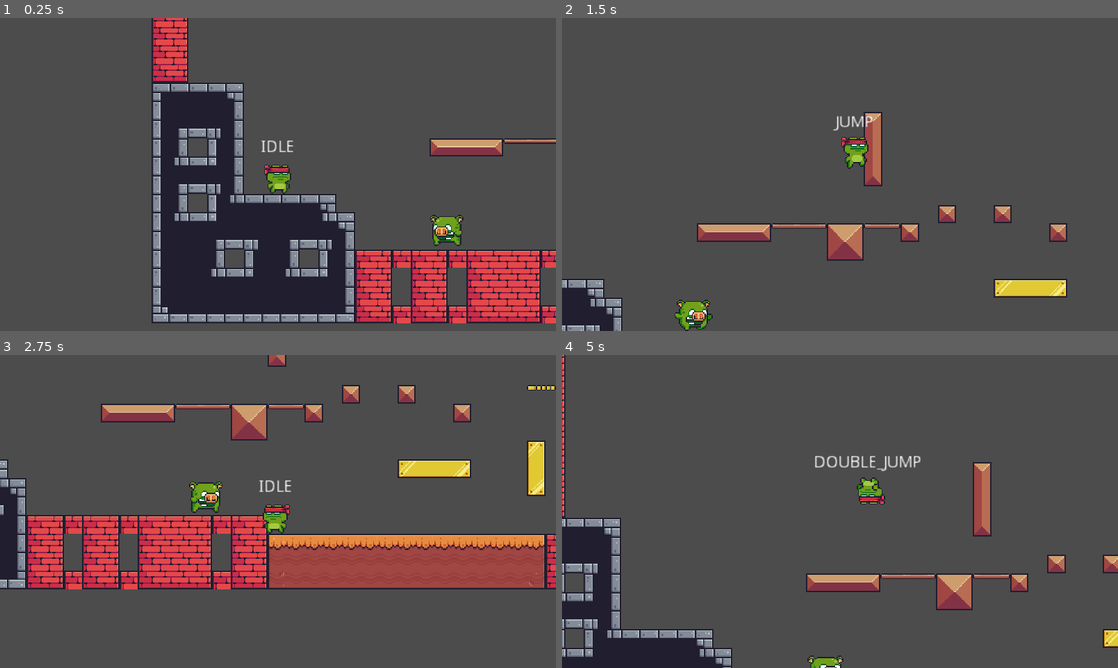
Above: before the commit, frames 1-4 (two rows, left to right).
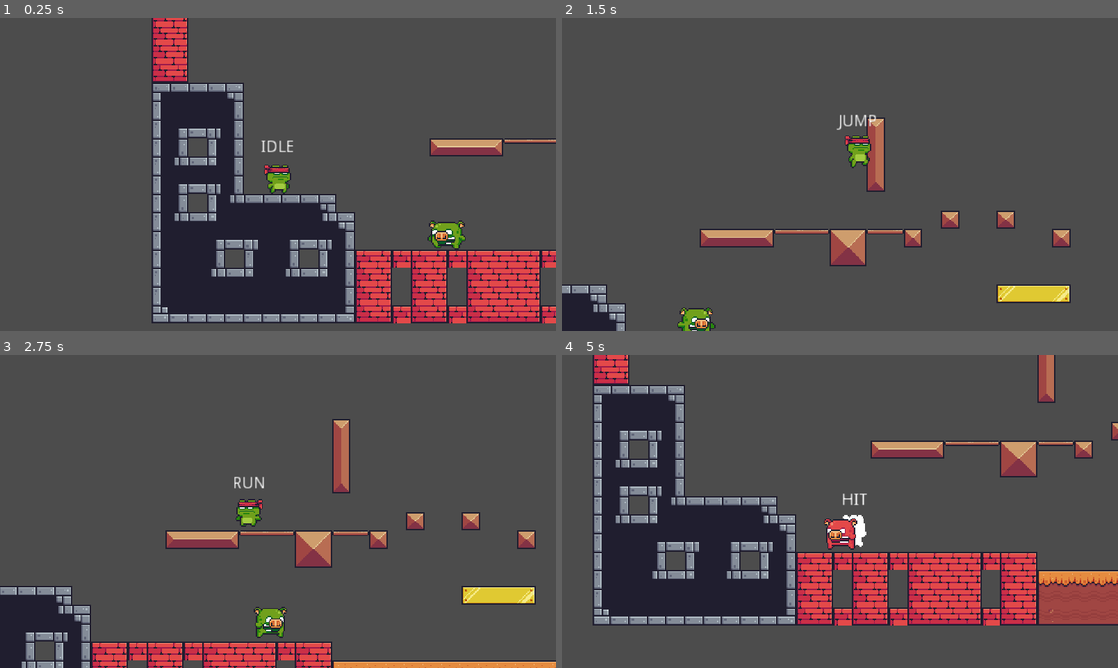
Above: after the commit, the same moments.

Repository: ChrisTutorials/ChrisTutorials-2D-Godot-Platformer
Game: Godot game, scene res://Maps/Level1.tscn
Two runs of this game, one before a commit and one after it. Both use one fixed random seed, a clock stepped at 60 frames per second and the inputs below.
Inputs:
- Up to frame 1 (0.25 s): no input
- Up to frame 2 (1.5 s): hold D (right) from 0.53 s (still down); tap Space (jump) at 0.6, 0.77, 1.07, 1.35 s
- Up to frame 3 (2.75 s): tap Space (jump) at 1.52, 1.82, 2.1 s; release D (right) at 2.03 s; hold A (left) from 2.03 s (still down)
- Up to frame 4 (5 s): tap Space (jump) at 2.85, 3.02, 3.32, 3.6, 3.77, 4.07, 4.35, 4.52, 4.82 s; release A (left) at 4.28 s; hold D (right) from 4.28 s (still down)

The runs differ from the first frame. In frame 1, 0.5% of the frame differs, in the area x 76-84%, y 62-74%; in frame 2, 6.3%; in frame 3, 36%; in frame 4, 43%, in the area x 0-100%, y 0-100%.

Commit message:
Finished Player Damage
Now adding in wall jumping

Diff:
--- /dev/null
+++ b/Characters/Character.gd
@@ -0,0 +1,15 @@
+extends KinematicBody2D
+
+export(float) var health = 3 setget set_health
+
+func set_health(value):
+	health = value
+
+	if(health <= 0):
+		queue_free()
+
+func _get_hit(damage : float):
+	push_error("Get hit has not been implemented")
+
+func _on_hit_finished():
+	push_error("Get hit has not been implemented")
--- a/Characters/Enemies/AngryPig.gd
+++ b/Characters/Enemies/AngryPig.gd
@@ -74,10 +74,7 @@
 
 # Angry Pig's Version of Get Hit
 func get_hit(damage : float):
-	health -= damage
-
-	if(health <= 0):
-		queue_free()
+	self.health -= damage
 
 	can_be_hit = false
 	current_state = STATE.HIT
--- a/Characters/Enemies/AngryPig.tscn
+++ b/Characters/Enemies/AngryPig.tscn
@@ -44,156 +44,156 @@
 region = Rect2( 288, 0, 36, 30 )
 
 [sub_resource type="AtlasTexture" id=10]
+atlas = ExtResource( 4 )
+region = Rect2( 0, 0, 36, 30 )
+
+[sub_resource type="AtlasTexture" id=11]
+atlas = ExtResource( 4 )
+region = Rect2( 36, 0, 36, 30 )
+
+[sub_resource type="AtlasTexture" id=12]
+atlas = ExtResource( 4 )
+region = Rect2( 72, 0, 36, 30 )
+
+[sub_resource type="AtlasTexture" id=13]
+atlas = ExtResource( 4 )
+region = Rect2( 108, 0, 36, 30 )
+
+[sub_resource type="AtlasTexture" id=14]
+atlas = ExtResource( 4 )
+region = Rect2( 144, 0, 36, 30 )
+
+[sub_resource type="AtlasTexture" id=15]
+atlas = ExtResource( 4 )
+region = Rect2( 180, 0, 36, 30 )
+
+[sub_resource type="AtlasTexture" id=16]
+atlas = ExtResource( 4 )
+region = Rect2( 216, 0, 36, 30 )
+
+[sub_resource type="AtlasTexture" id=17]
+atlas = ExtResource( 4 )
+region = Rect2( 252, 0, 36, 30 )
+
+[sub_resource type="AtlasTexture" id=18]
+atlas = ExtResource( 4 )
+region = Rect2( 288, 0, 36, 30 )
+
+[sub_resource type="AtlasTexture" id=19]
+atlas = ExtResource( 4 )
+region = Rect2( 324, 0, 36, 30 )
+
+[sub_resource type="AtlasTexture" id=20]
+atlas = ExtResource( 4 )
+region = Rect2( 360, 0, 36, 30 )
+
+[sub_resource type="AtlasTexture" id=21]
+atlas = ExtResource( 4 )
+region = Rect2( 396, 0, 36, 30 )
+
+[sub_resource type="AtlasTexture" id=22]
 atlas = ExtResource( 5 )
 region = Rect2( 0, 0, 36, 30 )
 
-[sub_resource type="AtlasTexture" id=11]
+[sub_resource type="AtlasTexture" id=23]
 atlas = ExtResource( 5 )
 region = Rect2( 36, 0, 36, 30 )
 
-[sub_resource type="AtlasTexture" id=12]
+[sub_resource type="AtlasTexture" id=24]
 atlas = ExtResource( 5 )
 region = Rect2( 72, 0, 36, 30 )
 
-[sub_resource type="AtlasTexture" id=13]
+[sub_resource type="AtlasTexture" id=25]
 atlas = ExtResource( 5 )
 region = Rect2( 108, 0, 36, 30 )
 
-[sub_resource type="AtlasTexture" id=14]
+[sub_resource type="AtlasTexture" id=26]
 atlas = ExtResource( 5 )
 region = Rect2( 144, 0, 36, 30 )
 
-[sub_resource type="AtlasTexture" id=15]
+[sub_resource type="AtlasTexture" id=27]
 atlas = ExtResource( 1 )
 region = Rect2( 0, 0, 36, 30 )
 
-[sub_resource type="AtlasTexture" id=16]
+[sub_resource type="AtlasTexture" id=28]
 atlas = ExtResource( 1 )
 region = Rect2( 36, 0, 36, 30 )
 
-[sub_resource type="AtlasTexture" id=17]
+[sub_resource type="AtlasTexture" id=29]
 atlas = ExtResource( 1 )
 region = Rect2( 72, 0, 36, 30 )
 
-[sub_resource type="AtlasTexture" id=18]
+[sub_resource type="AtlasTexture" id=30]
 atlas = ExtResource( 1 )
 region = Rect2( 108, 0, 36, 30 )
 
-[sub_resource type="AtlasTexture" id=19]
+[sub_resource type="AtlasTexture" id=31]
 atlas = ExtResource( 1 )
 region = Rect2( 144, 0, 36, 30 )
 
-[sub_resource type="AtlasTexture" id=20]
+[sub_resource type="AtlasTexture" id=32]
 atlas = ExtResource( 3 )
 region = Rect2( 0, 0, 36, 30 )
 
-[sub_resource type="AtlasTexture" id=21]
+[sub_resource type="AtlasTexture" id=33]
 atlas = ExtResource( 3 )
 region = Rect2( 36, 0, 36, 30 )
 
-[sub_resource type="AtlasTexture" id=22]
+[sub_resource type="AtlasTexture" id=34]
 atlas = ExtResource( 3 )
 region = Rect2( 72, 0, 36, 30 )
 
-[sub_resource type="AtlasTexture" id=23]
+[sub_resource type="AtlasTexture" id=35]
 atlas = ExtResource( 3 )
 region = Rect2( 108, 0, 36, 30 )
 
-[sub_resource type="AtlasTexture" id=24]
+[sub_resource type="AtlasTexture" id=36]
 atlas = ExtResource( 3 )
 region = Rect2( 144, 0, 36, 30 )
 
-[sub_resource type="AtlasTexture" id=25]
+[sub_resource type="AtlasTexture" id=37]
 atlas = ExtResource( 3 )
 region = Rect2( 180, 0, 36, 30 )
 
-[sub_resource type="AtlasTexture" id=26]
+[sub_resource type="AtlasTexture" id=38]
 atlas = ExtResource( 3 )
 region = Rect2( 216, 0, 36, 30 )
 
-[sub_resource type="AtlasTexture" id=27]
+[sub_resource type="AtlasTexture" id=39]
 atlas = ExtResource( 3 )
 region = Rect2( 252, 0, 36, 30 )
 
-[sub_resource type="AtlasTexture" id=28]
+[sub_resource type="AtlasTexture" id=40]
 atlas = ExtResource( 3 )
 region = Rect2( 288, 0, 36, 30 )
 
-[sub_resource type="AtlasTexture" id=29]
+[sub_resource type="AtlasTexture" id=41]
 atlas = ExtResource( 3 )
 region = Rect2( 324, 0, 36, 30 )
 
-[sub_resource type="AtlasTexture" id=30]
+[sub_resource type="AtlasTexture" id=42]
 atlas = ExtResource( 3 )
 region = Rect2( 360, 0, 36, 30 )
 
-[sub_resource type="AtlasTexture" id=31]
+[sub_resource type="AtlasTexture" id=43]
 atlas = ExtResource( 3 )
 region = Rect2( 396, 0, 36, 30 )
 
-[sub_resource type="AtlasTexture" id=32]
+[sub_resource type="AtlasTexture" id=44]
 atlas = ExtResource( 3 )
 region = Rect2( 432, 0, 36, 30 )
 
-[sub_resource type="AtlasTexture" id=33]
+[sub_resource type="AtlasTexture" id=45]
 atlas = ExtResource( 3 )
 region = Rect2( 468, 0, 36, 30 )
 
-[sub_resource type="AtlasTexture" id=34]
+[sub_resource type="AtlasTexture" id=46]
 atlas = ExtResource( 3 )
 region = Rect2( 504, 0, 36, 30 )
 
-[sub_resource type="AtlasTexture" id=35]
+[sub_resource type="AtlasTexture" id=47]
 atlas = ExtResource( 3 )
 region = Rect2( 540, 0, 36, 30 )
-
-[sub_resource type="AtlasTexture" id=36]
-atlas = ExtResource( 4 )
-region = Rect2( 0, 0, 36, 30 )
-
-[sub_resource type="AtlasTexture" id=37]
-atlas = ExtResource( 4 )
-region = Rect2( 36, 0, 36, 30 )
-
-[sub_resource type="AtlasTexture" id=38]
-atlas = ExtResource( 4 )
-region = Rect2( 72, 0, 36, 30 )
-
-[sub_resource type="AtlasTexture" id=39]
-atlas = ExtResource( 4 )
-region = Rect2( 108, 0, 36, 30 )
-
-[sub_resource type="AtlasTexture" id=40]
-atlas = ExtResource( 4 )
-region = Rect2( 144, 0, 36, 30 )
-
-[sub_resource type="AtlasTexture" id=41]
-atlas = ExtResource( 4 )
-region = Rect2( 180, 0, 36, 30 )
-
-[sub_resource type="AtlasTexture" id=42]
-atlas = ExtResource( 4 )
-region = Rect2( 216, 0, 36, 30 )
-
-[sub_resource type="AtlasTexture" id=43]
-atlas = ExtResource( 4 )
-region = Rect2( 252, 0, 36, 30 )
-
-[sub_resource type="AtlasTexture" id=44]
-atlas = ExtResource( 4 )
-region = Rect2( 288, 0, 36, 30 )
-
-[sub_resource type="AtlasTexture" id=45]
-atlas = ExtResource( 4 )
-region = Rect2( 324, 0, 36, 30 )
-
-[sub_resource type="AtlasTexture" id=46]
-atlas = ExtResource( 4 )
-region = Rect2( 360, 0, 36, 30 )
-
-[sub_resource type="AtlasTexture" id=47]
-atlas = ExtResource( 4 )
-region = Rect2( 396, 0, 36, 30 )
 
 [sub_resource type="SpriteFrames" id=48]
 animations = [ {
@@ -202,25 +202,25 @@
 "name": "idle",
 "speed": 20.0
 }, {
-"frames": [ SubResource( 10 ), SubResource( 11 ), SubResource( 12 ), SubResource( 13 ), SubResource( 14 ) ],
+"frames": [ SubResource( 10 ), SubResource( 11 ), SubResource( 12 ), SubResource( 13 ), SubResource( 14 ), SubResource( 15 ), SubResource( 16 ), SubResource( 17 ), SubResource( 18 ), SubResource( 19 ), SubResource( 20 ), SubResource( 21 ) ],
+"loop": true,
+"name": "run",
+"speed": 20.0
+}, {
+"frames": [ SubResource( 22 ), SubResource( 23 ), SubResource( 24 ), SubResource( 25 ), SubResource( 26 ) ],
 "loop": true,
 "name": "hit2",
 "speed": 10.0
 }, {
-"frames": [ SubResource( 15 ), SubResource( 16 ), SubResource( 17 ), SubResource( 18 ), SubResource( 19 ) ],
+"frames": [ SubResource( 27 ), SubResource( 28 ), SubResource( 29 ), SubResource( 30 ), SubResource( 31 ) ],
 "loop": true,
 "name": "hit1",
 "speed": 10.0
 }, {
-"frames": [ SubResource( 20 ), SubResource( 21 ), SubResource( 22 ), SubResource( 23 ), SubResource( 24 ), SubResource( 25 ), SubResource( 26 ), SubResource( 27 ), SubResource( 28 ), SubResource( 29 ), SubResource( 30 ), SubResource( 31 ), SubResource( 32 ), SubResource( 33 ), SubResource( 34 ), SubResource( 35 ) ],
+"frames": [ SubResource( 32 ), SubResource( 33 ), SubResource( 34 ), SubResource( 35 ), SubResource( 36 ), SubResource( 37 ), SubResource( 38 ), SubResource( 39 ), SubResource( 40 ), SubResource( 41 ), SubResource( 42 ), SubResource( 43 ), SubResource( 44 ), SubResource( 45 ), SubResource( 46 ), SubResource( 47 ) ],
 "loop": true,
 "name": "walk",
 "speed": 20.0
-}, {
-"frames": [ SubResource( 36 ), SubResource( 37 ), SubResource( 38 ), SubResource( 39 ), SubResource( 40 ), SubResource( 41 ), SubResource( 42 ), SubResource( 43 ), SubResource( 44 ), SubResource( 45 ), SubResource( 46 ), SubResource( 47 ) ],
-"loop": true,
-"name": "run",
-"speed": 20.0
 } ]
 
 [sub_resource type="RectangleShape2D" id=49]
@@ -230,49 +230,49 @@
 radius = 21.3815
 height = 68.2202
 
-[sub_resource type="AnimationNodeAnimation" id=63]
+[sub_resource type="AnimationNodeAnimation" id=51]
 animation = "hit2"
 
-[sub_resource type="AnimationNodeAnimation" id=64]
+[sub_resource type="AnimationNodeAnimation" id=52]
 animation = "hit1"
 
-[sub_resource type="AnimationNodeOneShot" id=62]
-
-[sub_resource type="AnimationNodeBlend2" id=65]
-
-[sub_resource type="AnimationNodeAnimation" id=66]
+[sub_resource type="AnimationNodeOneShot" id=53]
+
+[sub_resource type="AnimationNodeBlend2" id=54]
+
+[sub_resource type="AnimationNodeAnimation" id=55]
 animation = "walk"
 
-[sub_resource type="AnimationNodeAnimation" id=67]
+[sub_resource type="AnimationNodeAnimation" id=56]
 animation = "run"
 
-[sub_resource type="AnimationNodeAnimation" id=68]
+[sub_resource type="AnimationNodeAnimation" id=57]
 animation = "run"
 
-[sub_resource type="AnimationNodeBlendSpace1D" id=69]
-blend_point_0/node = SubResource( 66 )
+[sub_resource type="AnimationNodeBlendSpace1D" id=58]
+blend_point_0/node = SubResource( 55 )
 blend_point_0/pos = 0.0
-blend_point_1/node = SubResource( 67 )
+blend_point_1/node = SubResource( 56 )
 blend_point_1/pos = 1.0
-blend_point_2/node = SubResource( 68 )
+blend_point_2/node = SubResource( 57 )
 blend_point_2/pos = -1.0
 
-[sub_resource type="AnimationNodeBlendTree" id=70]
+[sub_resource type="AnimationNodeBlendTree" id=59]
 graph_offset = Vector2( -137, 103.806 )
-nodes/Animation/node = SubResource( 64 )
+nodes/Animation/node = SubResource( 52 )
 nodes/Animation/position = Vector2( 120, 320 )
-"nodes/Animation 2/node" = SubResource( 63 )
+"nodes/Animation 2/node" = SubResource( 51 )
 "nodes/Animation 2/position" = Vector2( 110, 450 )
-nodes/hit/node = SubResource( 62 )
+nodes/hit/node = SubResource( 53 )
 nodes/hit/position = Vector2( 510, 200 )
-nodes/hit_variation/node = SubResource( 65 )
+nodes/hit_variation/node = SubResource( 54 )
 nodes/hit_variation/position = Vector2( 310, 330 )
 nodes/output/position = Vector2( 720, 130 )
-nodes/player_detected/node = SubResource( 69 )
+nodes/player_detected/node = SubResource( 58 )
 nodes/player_detected/position = Vector2( 230, 160 )
-node_connections = [ "output", 0, "hit", "hit_variation", 0, "Animation", "hit_variation", 1, "Animation 2", "hit", 0, "player_detected", "hit", 1, "hit_variation" ]
-
-[sub_resource type="Animation" id=56]
+node_connections = [ "output", 0, "hit", "hit", 0, "player_detected", "hit", 1, "hit_variation", "hit_variation", 0, "Animation", "hit_variation", 1, "Animation 2" ]
+
+[sub_resource type="Animation" id=60]
 length = 0.5
 tracks/0/type = "value"
 tracks/0/path = NodePath("AnimatedSprite:animation")
@@ -378,8 +378,11 @@
 "values": [ "walk" ]
 }
 
-[sub_resource type="RectangleShape2D" id=61]
+[sub_resource type="RectangleShape2D" id=65]
 extents = Vector2( 14, 1 )
+
+[sub_resource type="RectangleShape2D" id=66]
+extents = Vector2( 7, 8 )
 
 [node name="AngryPig" type="KinematicBody2D"]
 collision_layer = 16
@@ -389,7 +392,7 @@
 [node name="AnimatedSprite" type="AnimatedSprite" parent="."]
 frames = SubResource( 48 )
 animation = "walk"
-frame = 13
+frame = 10
 playing = true
 
 [node name="CollisionShape2D" type="CollisionShape2D" parent="."]
@@ -417,7 +420,7 @@
 }
 
 [node name="AnimationTree" type="AnimationTree" parent="."]
-tree_root = SubResource( 70 )
+tree_root = SubResource( 59 )
 anim_player = NodePath("../AnimationPlayer")
 active = true
 parameters/hit/active = false
@@ -425,20 +428,33 @@
 parameters/player_detected/blend_position = 0.0
 
 [node name="AnimationPlayer" type="AnimationPlayer" parent="."]
-anims/hit1 = SubResource( 56 )
-anims/hit2 = SubResource( 57 )
-anims/idle = SubResource( 58 )
-anims/run = SubResource( 59 )
-anims/walk = SubResource( 60 )
+anims/hit1 = SubResource( 60 )
+anims/hit2 = SubResource( 61 )
+anims/idle = SubResource( 62 )
+anims/run = SubResource( 63 )
+anims/walk = SubResource( 64 )
 
 [node name="JumpHurtbox" type="Area2D" parent="."]
 position = Vector2( 0, -10 )
 collision_layer = 2048
 collision_mask = 0
+__meta__ = {
+"_edit_lock_": true
+}
 
 [node name="JumpCollisionShape" type="CollisionShape2D" parent="JumpHurtbox"]
 scale = Vector2( 0.99896, 1.01679 )
-shape = SubResource( 61 )
+shape = SubResource( 65 )
+
+[node name="EnemyCollisionHitbox" type="Area2D" parent="."]
+position = Vector2( 0, 2 )
+monitorable = false
+collision_layer = 0
+collision_mask = 8
+
+[node name="EnemyCollisionShape" type="CollisionShape2D" parent="EnemyCollisionHitbox"]
+shape = SubResource( 66 )
 
 [connection signal="body_shape_entered" from="AngryDetectionZone" to="." method="_on_AngryDetectionZone_body_shape_entered"]
 [connection signal="body_shape_exited" from="AngryDetectionZone" to="." method="_on_AngryDetectionZone_body_shape_exited"]
+[connection signal="body_shape_entered" from="EnemyCollisionHitbox" to="." method="_on_EnemyCollisionHitbox_body_shape_entered"]
--- a/Characters/Enemies/Enemy.gd
+++ b/Characters/Enemies/Enemy.gd
@@ -1,9 +1,9 @@
-extends KinematicBody2D
+extends "res://Characters/Character.gd"
 
 class_name Enemy
 
-export(float) var health = 3
 export(bool) var can_be_hit = true
+export(float) var collision_damage = 1
 
-func _get_hit(damage : float):
-	push_error("Get hit has not been implemented")
+func _on_EnemyCollisionHitbox_body_shape_entered(body_id, body, body_shape, local_shape):
+	body.get_hit(collision_damage)
--- a/Characters/Player.gd
+++ b/Characters/Player.gd
@@ -1,16 +1,18 @@
-extends KinematicBody2D
+extends "res://Characters/Character.gd"
 
 export(float) var move_speed = 200
 export(float) var jump_impulse = 600
 export(float) var enemy_bounce_impulse = 400
+export(float) var knockback_collision_speed = 50
 export(int) var max_jumps = 2
 export(float) var jump_damage = 1
 
-enum STATE { IDLE, RUN, JUMP, DOUBLE_JUMP}
+enum STATE { IDLE, RUN, JUMP, DOUBLE_JUMP, HIT}
 
 onready var animated_sprite = $AnimatedSprite
 onready var animation_tree = $AnimationTree
 onready var jump_hitbox = $JumpHitbox
+onready var invincible_timer = $InvincibleTimer
 
 signal changed_state(new_state_string, new_state_id)
 
@@ -21,18 +23,40 @@
 
 func _physics_process(delta):
 	var input = get_player_input()
-	adjust_flip_direction(input)
 
-	velocity = Vector2(
-		input.x * move_speed,
-		min(velocity.y + GameSettings.gravity, GameSettings.terminal_velocity)
-	)
 
 	velocity = move_and_slide(velocity, Vector2.UP)
 
 	set_anim_parameters()
 
-	pick_next_state()
+	match(current_state):
+		STATE.IDLE, STATE.RUN, STATE.JUMP, STATE.DOUBLE_JUMP:
+			velocity = normal_move(input)
+			pick_next_state()
+		STATE.HIT:
+			velocity = hit_move()
+
+func normal_move(input):
+	adjust_flip_direction(input)
+
+	return Vector2(
+		input.x * move_speed,
+		min(velocity.y + GameSettings.gravity, GameSettings.terminal_velocity)
+	)
+
+# Knockback where player has no control over movement temporarily
+func hit_move():
+	var knockback_direction : Vector2
+
+	# Facing Left
+	if(animated_sprite.flip_h):
+		knockback_direction = Vector2.RIGHT
+	else:
+		knockback_direction = Vector2.LEFT
+
+	knockback_direction = knockback_direction.normalized()
+
+	return knockback_collision_speed * knockback_direction
 
 func adjust_flip_direction(input : Vector2):
 	if(sign(input.x) == 1):
@@ -89,6 +113,14 @@
 
 	pass # Replace with function body.
 
+func get_hit(damage : float):
+	if(invincible_timer.is_stopped()):
+		self.health -= damage
+		self.current_state = STATE.HIT
+		invincible_timer.start()
+
+func on_hit_finished():
+	self.current_state = STATE.IDLE
 
 # SETTERS
 func set_current_state(new_state):
@@ -98,6 +130,8 @@
 		STATE.DOUBLE_JUMP:
 			jump()
 			animation_tree.set("parameters/double_jump/active", true)
+		STATE.HIT:
+			animation_tree.set("parameters/hit/active", true)
 
 	current_state = new_state
 	emit_signal("changed_state", STATE.keys()[new_state], new_state)
--- a/Characters/Player.tscn
+++ b/Characters/Player.tscn
@@ -261,8 +261,7 @@
 }
 
 [sub_resource type="Animation" id=46]
-length = 0.05
-loop = true
+length = 0.4
 tracks/0/type = "value"
 tracks/0/path = NodePath("AnimatedSprite:animation")
 tracks/0/interp = 1
@@ -274,6 +273,20 @@
 "transitions": PoolRealArray( 1 ),
 "update": 1,
 "values": [ "hit" ]
+}
+tracks/1/type = "method"
+tracks/1/path = NodePath(".")
+tracks/1/interp = 1
+tracks/1/loop_wrap = true
+tracks/1/imported = false
+tracks/1/enabled = true
+tracks/1/keys = {
+"times": PoolRealArray( 0.4 ),
+"transitions": PoolRealArray( 1 ),
+"values": [ {
+"args": [  ],
+"method": "on_hit_finished"
+} ]
 }
 
 [sub_resource type="Animation" id=47]
@@ -331,49 +344,60 @@
 animation = "double_jump"
 
 [sub_resource type="AnimationNodeAnimation" id=52]
+animation = "hit"
+
+[sub_resource type="AnimationNodeAnimation" id=53]
 animation = "jump"
 
-[sub_resource type="AnimationNodeOneShot" id=53]
+[sub_resource type="AnimationNodeOneShot" id=54]
 fadein_time = 0.0
 fadeout_time = 0.0
 
-[sub_resource type="AnimationNodeAnimation" id=54]
+[sub_resource type="AnimationNodeOneShot" id=55]
+fadein_time = 0.0
+fadeout_time = 0.0
+
+[sub_resource type="AnimationNodeAnimation" id=56]
 animation = "idle"
 
-[sub_resource type="AnimationNodeAnimation" id=55]
+[sub_resource type="AnimationNodeAnimation" id=57]
 animation = "run"
 
-[sub_resource type="AnimationNodeAnimation" id=56]
+[sub_resource type="AnimationNodeAnimation" id=58]
 animation = "run"
 
-[sub_resource type="AnimationNodeBlendSpace1D" id=57]
-blend_point_0/node = SubResource( 54 )
+[sub_resource type="AnimationNodeBlendSpace1D" id=59]
+blend_point_0/node = SubResource( 56 )
 blend_point_0/pos = 0.0
-blend_point_1/node = SubResource( 55 )
+blend_point_1/node = SubResource( 57 )
 blend_point_1/pos = 1.0
-blend_point_2/node = SubResource( 56 )
+blend_point_2/node = SubResource( 58 )
 blend_point_2/pos = -1.0
 
-[sub_resource type="AnimationNodeBlend3" id=58]
-
-[sub_resource type="AnimationNodeBlendTree" id=59]
-graph_offset = Vector2( -287, -107.984 )
-nodes/Animation/node = SubResource( 52 )
+[sub_resource type="AnimationNodeBlend3" id=60]
+
+[sub_resource type="AnimationNodeBlendTree" id=61]
+graph_offset = Vector2( -122, -108 )
+nodes/Animation/node = SubResource( 53 )
 nodes/Animation/position = Vector2( -130, -10 )
 "nodes/Animation 2/node" = SubResource( 50 )
 "nodes/Animation 2/position" = Vector2( 0, 220 )
 "nodes/Animation 3/node" = SubResource( 51 )
 "nodes/Animation 3/position" = Vector2( 290, 220 )
-nodes/double_jump/node = SubResource( 53 )
+"nodes/Animation 4/node" = SubResource( 52 )
+"nodes/Animation 4/position" = Vector2( 600, 240 )
+nodes/double_jump/node = SubResource( 54 )
 nodes/double_jump/position = Vector2( 540, 30 )
-nodes/output/position = Vector2( 810, -10 )
-nodes/x_sign/node = SubResource( 57 )
+nodes/hit/node = SubResource( 55 )
+nodes/hit/position = Vector2( 860, 40 )
+nodes/output/position = Vector2( 1080, 0 )
+nodes/x_sign/node = SubResource( 59 )
 nodes/x_sign/position = Vector2( -230, 140 )
-nodes/y_sign/node = SubResource( 58 )
+nodes/y_sign/node = SubResource( 60 )
 nodes/y_sign/position = Vector2( 210, 0 )
-node_connections = [ "output", 0, "double_jump", "double_jump", 0, "y_sign", "double_jump", 1, "Animation 3", "y_sign", 0, "Animation", "y_sign", 1, "x_sign", "y_sign", 2, "Animation 2" ]
-
-[sub_resource type="RectangleShape2D" id=60]
+node_connections = [ "output", 0, "hit", "double_jump", 0, "y_sign", "double_jump", 1, "Animation 3", "hit", 0, "double_jump", "hit", 1, "Animation 4", "y_sign", 0, "Animation", "y_sign", 1, "x_sign", "y_sign", 2, "Animation 2" ]
+
+[sub_resource type="RectangleShape2D" id=62]
 extents = Vector2( 6, 1 )
 
 [node name="Player" type="KinematicBody2D"]
@@ -383,7 +407,7 @@
 [node name="AnimatedSprite" type="AnimatedSprite" parent="."]
 frames = SubResource( 42 )
 animation = "idle"
-frame = 2
+frame = 9
 playing = true
 
 [node name="CollisionShape2D" type="CollisionShape2D" parent="."]
@@ -399,10 +423,11 @@
 anims/run = SubResource( 49 )
 
 [node name="AnimationTree" type="AnimationTree" parent="."]
-tree_root = SubResource( 59 )
+tree_root = SubResource( 61 )
 anim_player = NodePath("../AnimationPlayer")
 active = true
 parameters/double_jump/active = false
+parameters/hit/active = false
 parameters/x_sign/blend_position = 0
 parameters/y_sign/blend_amount = 0.0
 
@@ -424,7 +449,10 @@
 collision_mask = 2048
 
 [node name="CollisionShape2D" type="CollisionShape2D" parent="JumpHitbox"]
-shape = SubResource( 60 )
+shape = SubResource( 62 )
+
+[node name="InvincibleTimer" type="Timer" parent="."]
+one_shot = true
 
 [connection signal="changed_state" from="." to="StateLabel" method="_on_Player_changed_state"]
 [connection signal="area_shape_entered" from="JumpHitbox" to="." method="_on_JumpHitbox_area_shape_entered"]
--- a/Maps/Level1.tscn
+++ b/Maps/Level1.tscn
@@ -22,6 +22,7 @@
 
 [node name="Player" parent="." instance=ExtResource( 3 )]
 position = Vector2( 173.421, -214.347 )
+health = 20.0
 move_speed = 300.0
 
 [node name="RemoteTransform2D" type="RemoteTransform2D" parent="Player"]
--- a/project.godot
+++ b/project.godot
@@ -93,6 +93,7 @@
 2d_physics/layer_4="Player"
 2d_physics/layer_5="Enemy"
 2d_physics/layer_7="PlayerHitbox"
+2d_physics/layer_8="PlayerHurtbox"
 2d_physics/layer_11="EnemyHitbox"
 2d_physics/layer_12="JumpHurtbox"
 
Not shown: 5 places in Characters/Enemies/AngryPig.tscn that only renumber resources
Not shown: 1 places in Characters/Player.tscn that only renumber resources
Not shown, changed: .DS_Store
